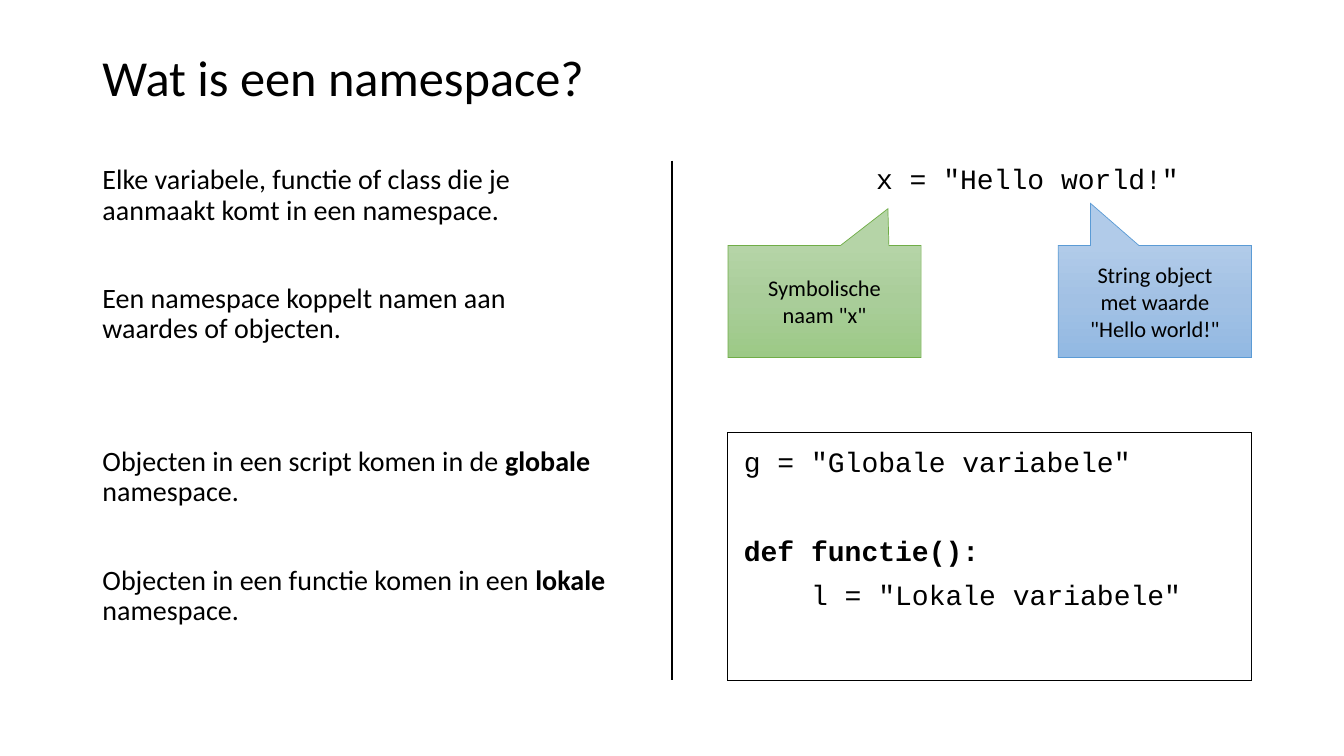
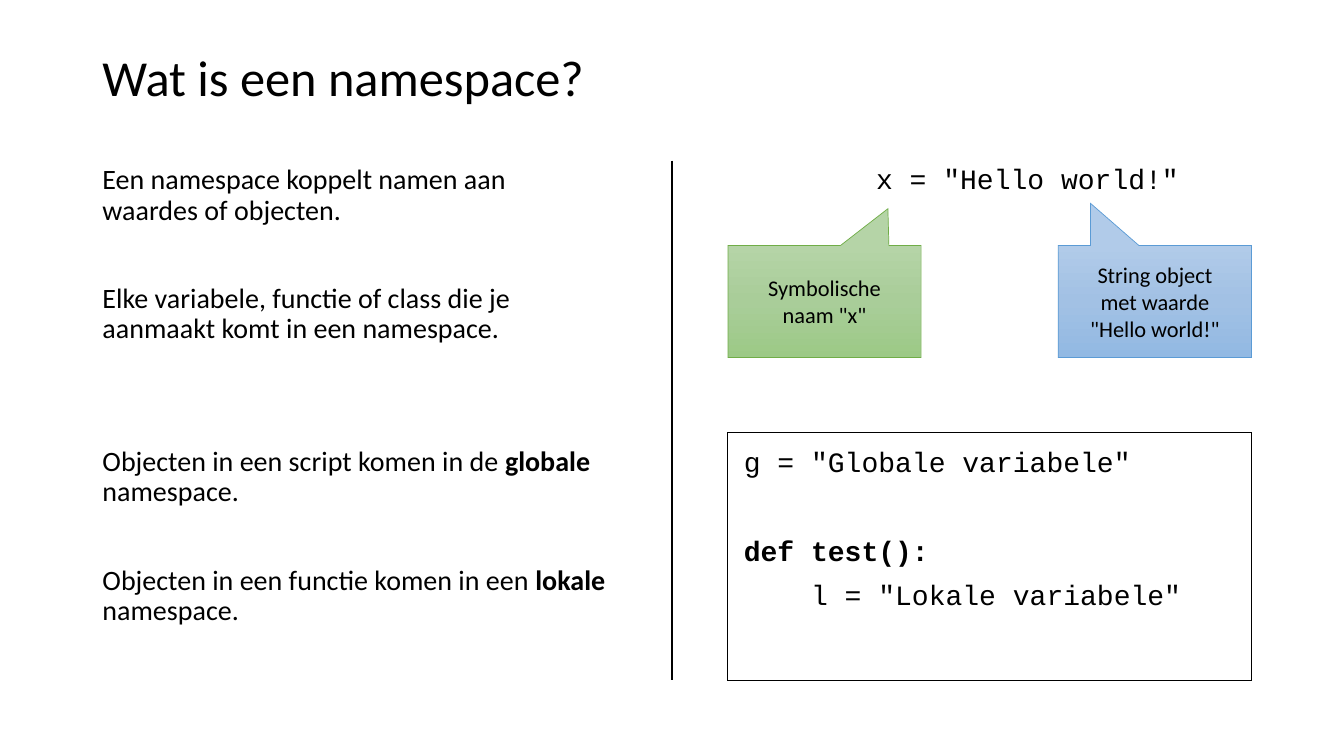
Before and after one commit to LFKoning/knowledge-sharing, a slide deck: slide 5 of python_engineers/part_2/python_data_engineers_2.pptx (slide 4 before the commit). Drawn at 1344x756 pixels with LibreOffice and Linux fonts; fonts in the diff are those of the drawing. Boxes give left, top, right and bottom in pixels: in the first picture for what was removed or moved away, otherwise in the second. Text is boxed around its words. In the diff, an @@ line names an element or a change of style, - is before the commit and + after.

```diff
--- a/python_engineers/part_2/python_data_engineers_2.pptx
+++ b/python_engineers/part_2/python_data_engineers_2.pptx
@@ text at box(102, 169, 506, 225): paragraph added @@
+Een namespace koppelt namen aan waardes of objecten.
@@ text at box(102, 288, 506, 343): paragraph removed @@
-Een namespace koppelt namen aan waardes of objecten.
@@ text in rectangle at box(744, 541, 929, 567): text changed @@
-def functie():
+def test():
```
Also in this commit, not shown: 13 other slides changed, 1 slide added, 5 other files.
